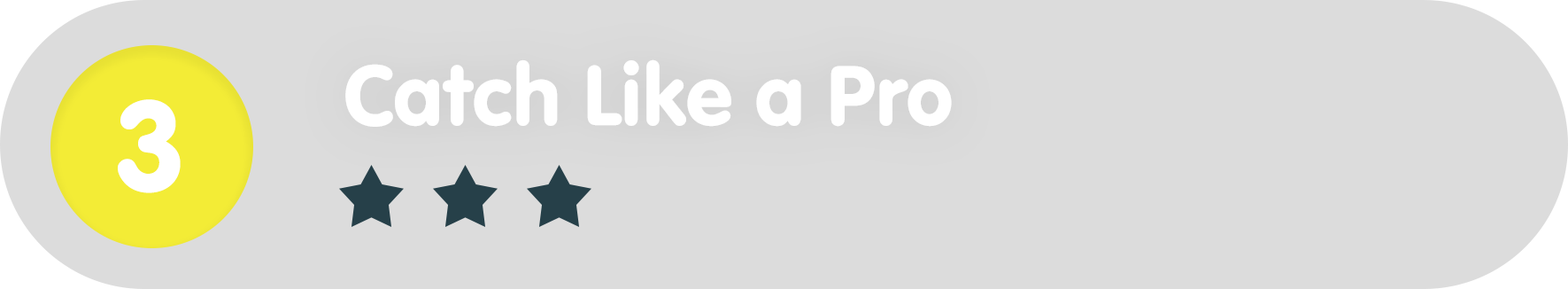
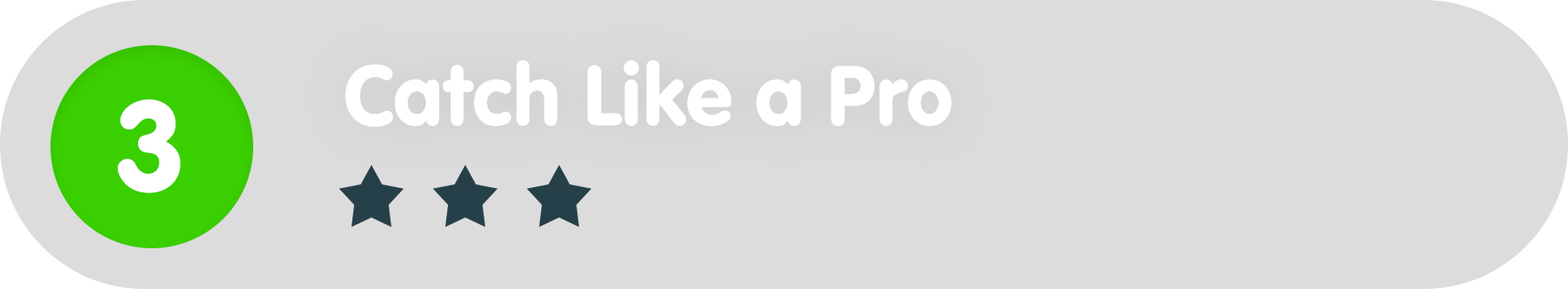
Revision of a layered 1568 × 289 image; what changed, layer by layer:
painted on "Ellipse_green" over (50, 45, 254, 248)
